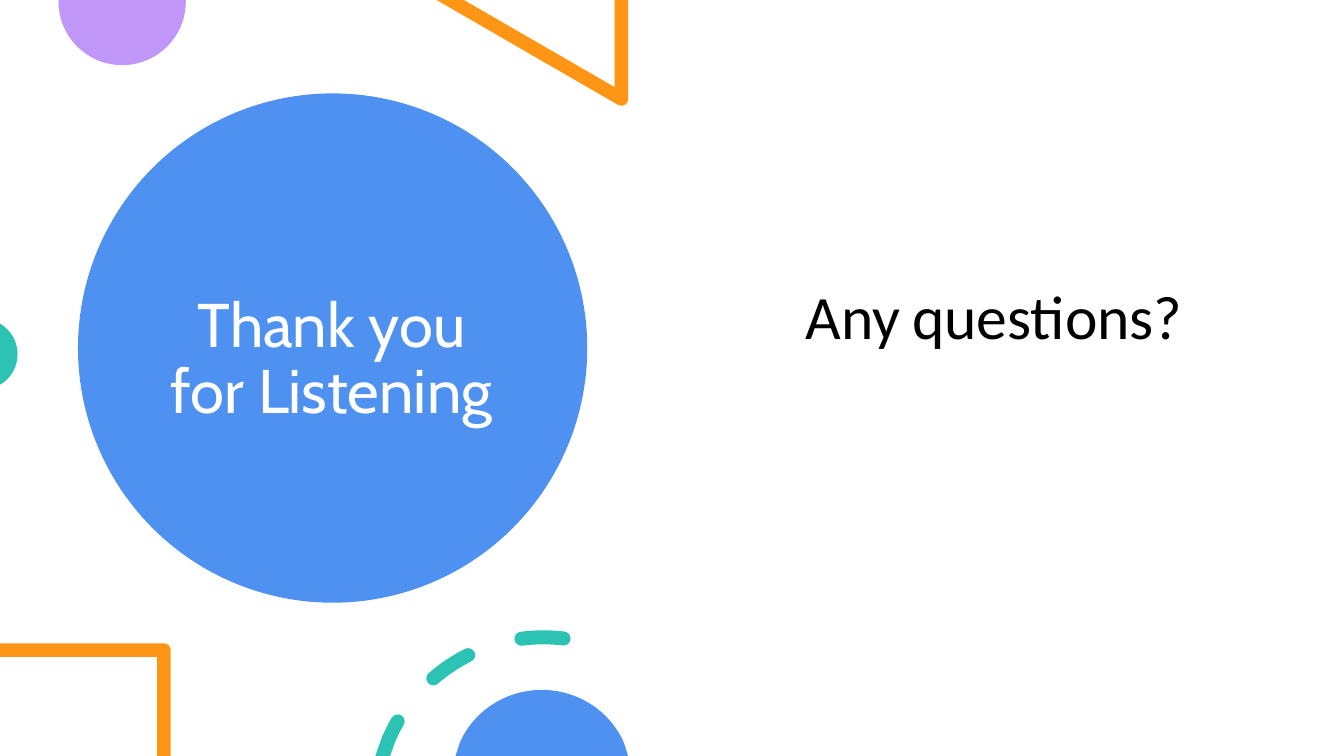
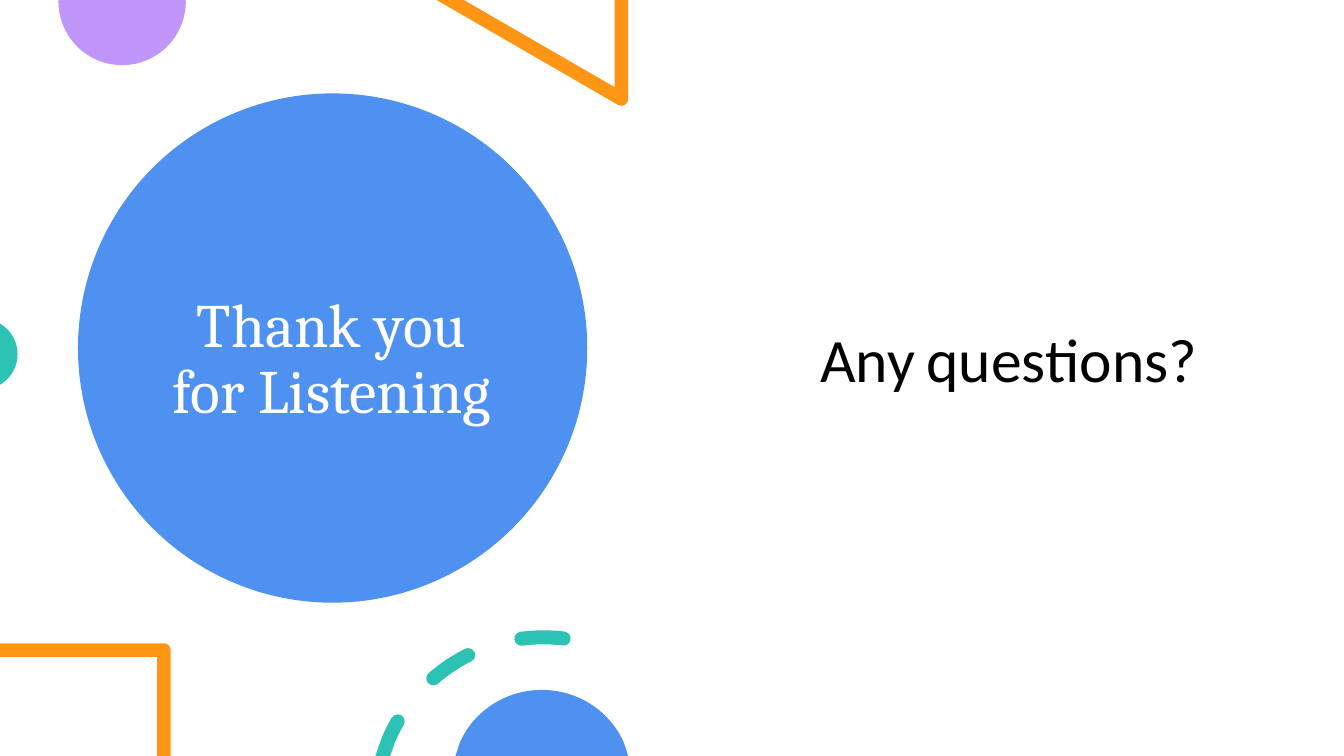
Before and after one commit to nembrinj/protofablab, a slide deck: slide 16 of presentations/Docker Containers.pptx (slide 12 before the commit). Drawn at 1344x756 pixels with LibreOffice and Linux fonts; fonts in the diff are those of the drawing. Boxes give left, top, right and bottom in pixels: in the first picture for what was removed or moved away, otherwise in the second. Text is boxed around its words. In the diff, an @@ line names an element or a change of style, - is before the commit and + after.

```diff
--- a/presentations/Docker Containers.pptx
+++ b/presentations/Docker Containers.pptx
@@ title "Thank you for Listening" at [172,304,491,427]: font Cabin to Cambria @@
@@ text "Any questions?": place and size @@
-text "Any questions?" at [806,296,1182,349]
+text "Any questions?" at [820,339,1197,392]
@@ text "Any questions?" at [820,339,1197,392]: less space between paragraphs @@
```
Also in this commit, not shown: 7 other slides changed, 8 slides added, 4 slides removed.
